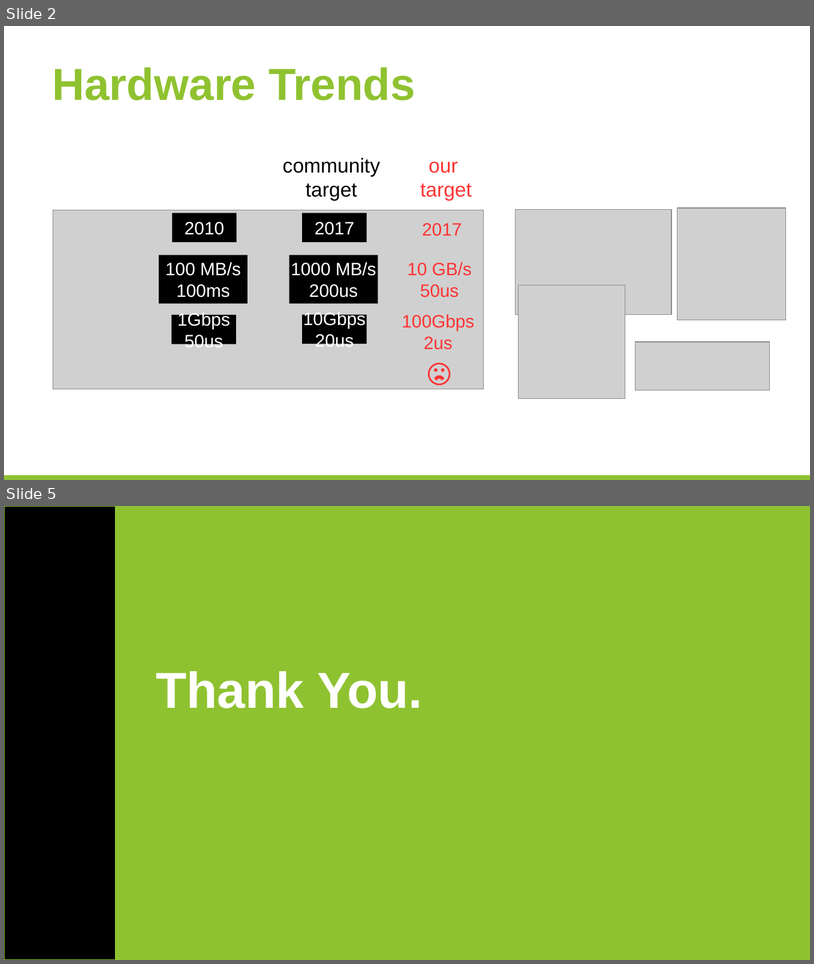
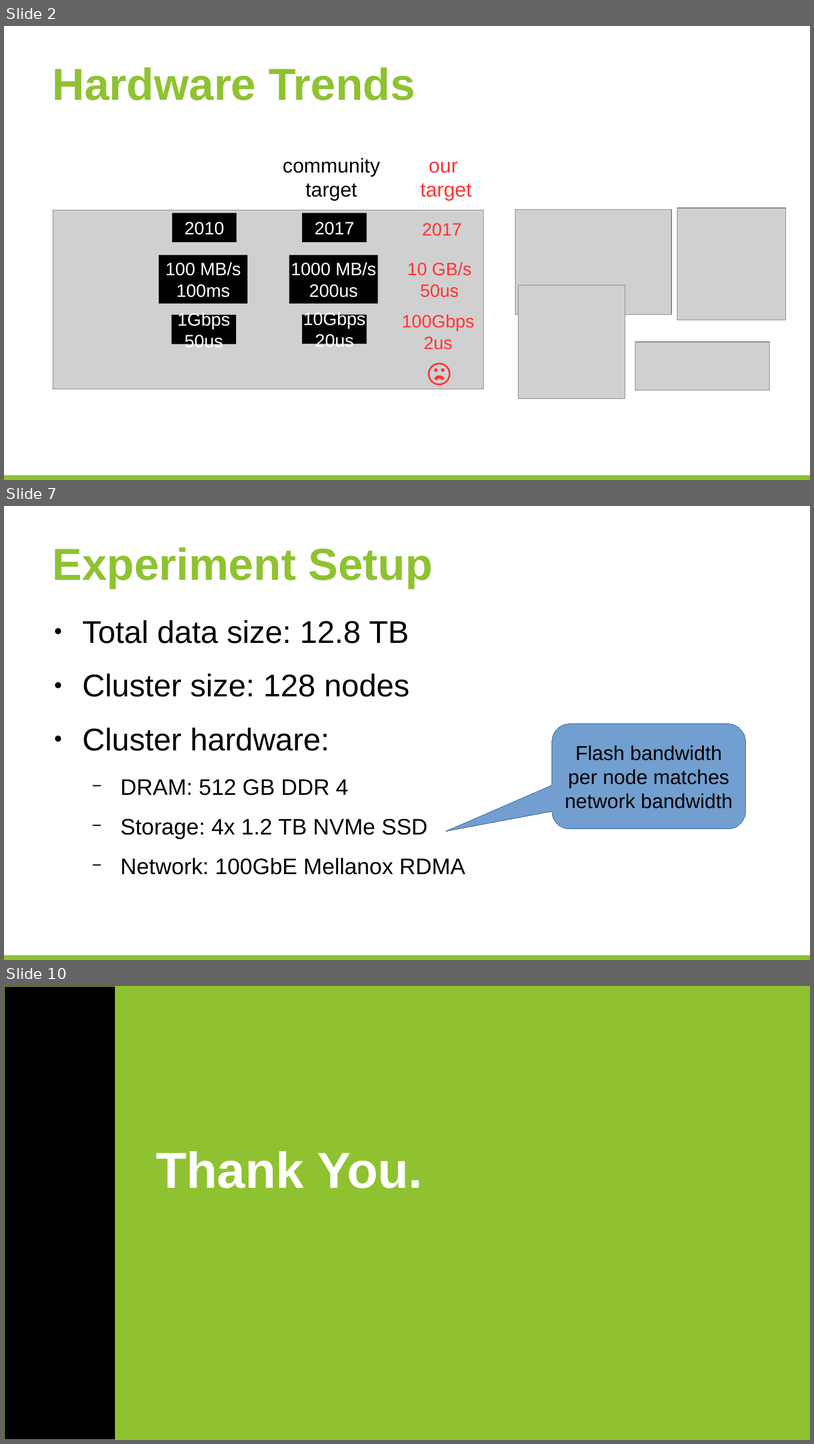
Before and after one commit to huangyibo/spark-summit-17, a slide deck: template.odp. Shown one above the other, each under a label of ours: slides 2 and 5 before the commit, slides 2, 7 and 10 after it; the slides between them are not shown. The pictures are 814x964 and 814x1444 pixels, drawn with LibreOffice and Linux fonts; fonts in the diff are those of the drawing; grey boxes stand for pictures; background and template pictures are left out. Boxes give left, top, right and bottom in pixels: in the first picture for what was removed or moved away, otherwise in the second. Text is boxed around its words. In the diff, an @@ line names an element or a change of style, - is before the commit and + after.

```diff
--- a/template.odp
+++ b/template.odp
@@ slide 7 added at <box>4,506,810,960</box>, background #FFFFFF; not listed: 1 template element that a slide beside it also shows @@
@@ title added at <box>53,547,432,588</box>, 40 pt, text #8FC230, bold @@
+Experiment Setup
@@ text added at <box>83,620,465,874</box>, 20 pt, text #000000 @@
+● Total data size: 12.8 TB
+● Cluster size: 128 nodes
+● Cluster hardware:
+  − DRAM: 512 GB DDR 4
+  − Storage: 4x 1.2 TB NVMe SSD
+  − Network: 100GbE Mellanox RDMA
@@ rounded speech box added at <box>552,724,746,829</box>, fill #729FCF, outline #3465A4 0 pt, 18 pt, text #000000 @@
+Flash bandwidth
+per node matches
+network bandwidth
@@ what was slide 5 is now slide 10 @@
```
Also in this commit, not shown: 2 slides changed, 4 other slides added.
